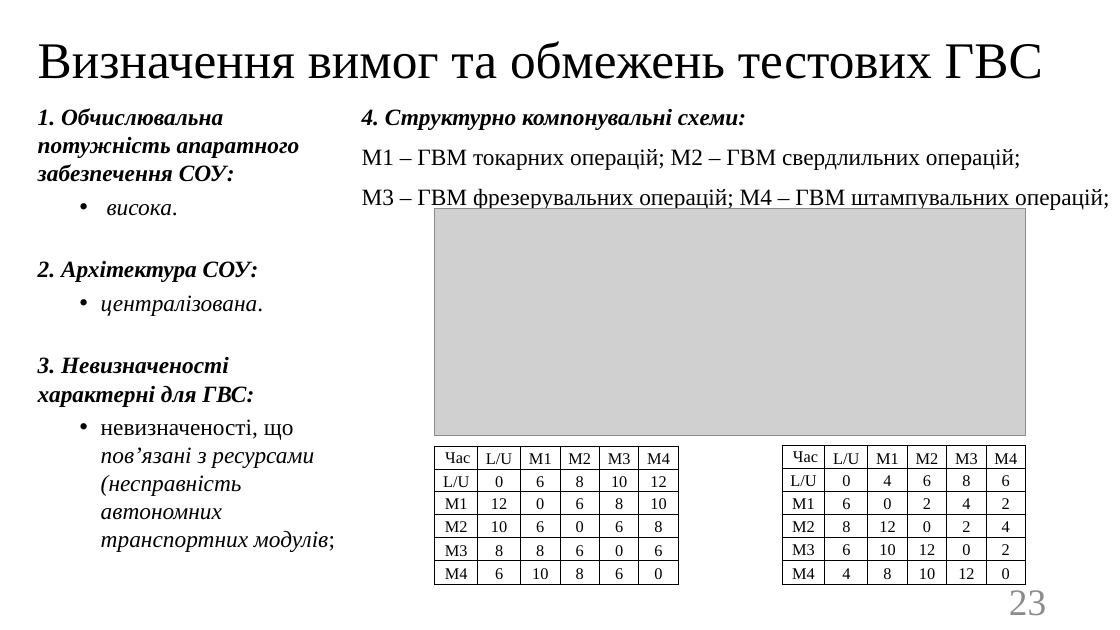
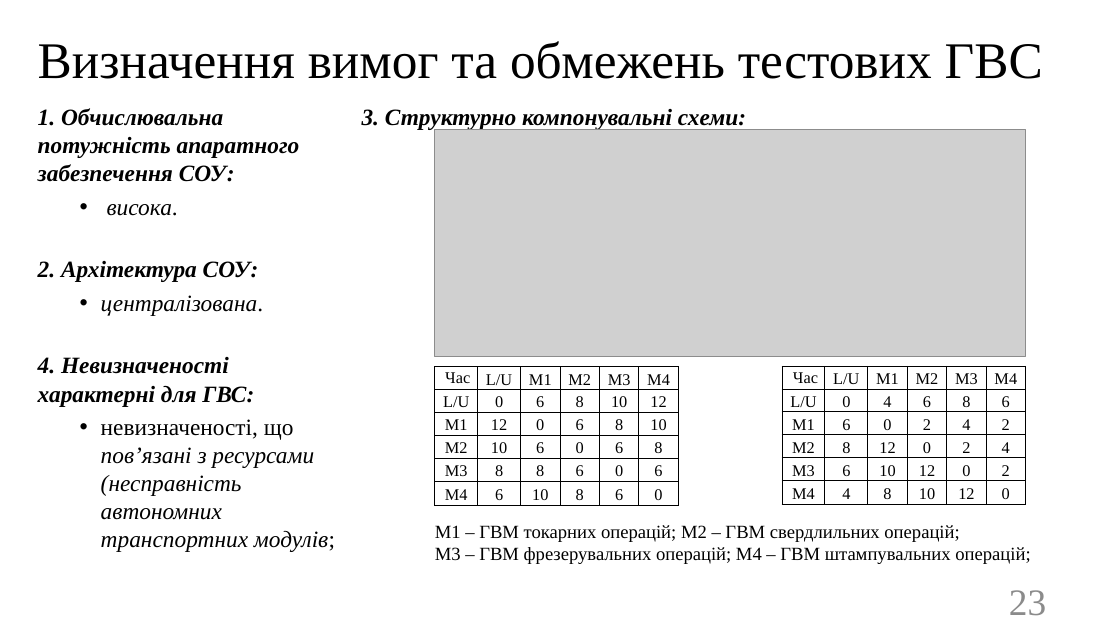
Before and after one commit to SPS-ik/diss, a slide deck: slide 23 of !pres.pptx. Drawn at 1120x630 pixels with LibreOffice and Linux fonts; fonts in the diff are those of the drawing; grey boxes stand for pictures. Boxes give left, top, right and bottom in pixels: in the first picture for what was removed or moved away, otherwise in the second. Text is boxed around its words. In the diff, an @@ line names an element or a change of style, - is before the commit and + after.

```diff
--- a/!pres.pptx
+++ b/!pres.pptx
@@ text at (362, 109, 746, 131): text changed; bold on; italic on @@
-4. Структурно компонувальні схеми:
-М1 – ГВМ токарних операцій; М2 – ГВМ свердлильних операцій;
-М3 – ГВМ фрезерувальних операцій; М4 – ГВМ штампувальних операцій;
+3. Структурно компонувальні схеми:
@@ text at (38, 357, 254, 407): text changed @@
-3. Невизначеності характерні для ГВС:
+4. Невизначеності характерні для ГВС:
@@ 2 tables, 1 picture: place and size @@
-2 tables, 1 picture at (435, 209, 1026, 585)
+2 tables, 1 picture at (435, 129, 1026, 506)
@@ text added at (435, 525, 1030, 564), 16 pt, text #000000 @@
+М1 – ГВМ токарних операцій; М2 – ГВМ свердлильних операцій;
+М3 – ГВМ фрезерувальних операцій; М4 – ГВМ штампувальних операцій;
```
Also in this commit, not shown: 11 other slides changed, 1 other file.
